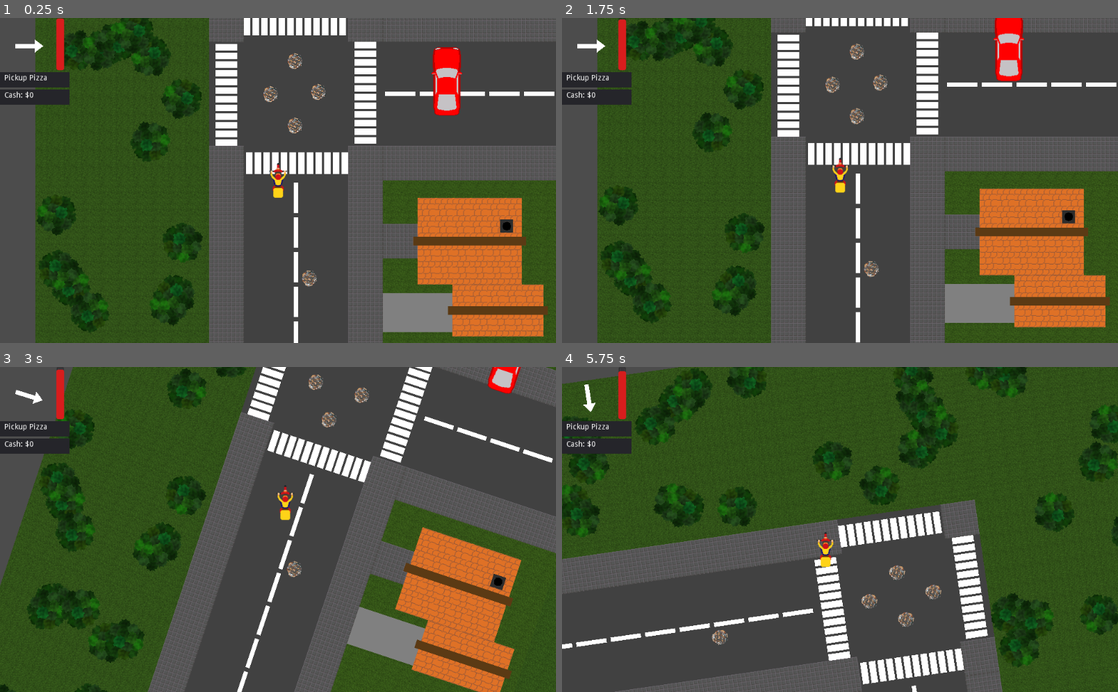
Above: before the commit, frames 1-4 (two rows, left to right).
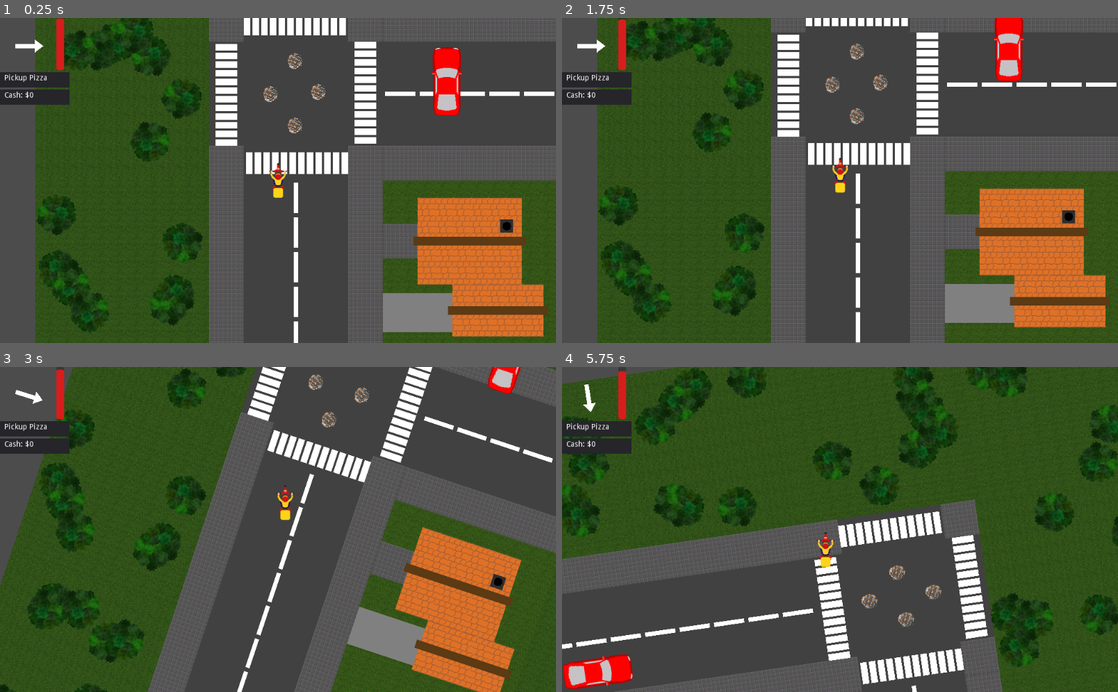
Above: after the commit, the same moments.

Repository: kwikrick/pizzaguy
Game: Godot game, scene res://Main.tscn
The game is run twice, just before and just after one commit, with the same random seed, the same clock (stepped at 60 frames per second) and the same inputs.
Inputs:
- Up to frame 1 (0.25 s): no input
- Up to frame 2 (1.75 s): hold Right (move_right) 0.53-1.28 s; hold Down (move_back) from 1.28 s (still down)
- Up to frame 3 (3 s): release Down (move_back) at 2.03 s; hold Right (move_right) 2.03-2.78 s; hold Up (move_forward) from 2.78 s (still down)
- Up to frame 4 (5.75 s): release Up (move_forward) at 3.53 s; hold Left (move_left) 3.53-5.03 s; hold Down (move_back) from 5.03 s (still down)

The runs differ from the first frame. In frame 1, less than 0.1% of the frame differs, in the area x 54-57%, y 77-83%; in frame 2, less than 0.1%; in frame 3, less than 0.1%; in frame 4, 1.1%, in the area x 0-30%, y 80-100%.

Commit message:
good car spawn

Diff:
--- a/Car.gd
+++ b/Car.gd
@@ -1,4 +1,6 @@
 extends RigidBody2D
+
+class_name ClassCar
 
 # Called when the node enters the scene tree for the first time.
 #func _ready():
--- /dev/null
+++ b/CarSpawnArea.gd
@@ -0,0 +1,12 @@
+extends Area2D
+
+const Car = preload("res://Car.tscn")
+
+# Called when the node enters the scene tree for the first time.
+func _ready():
+	pass # Replace with function body.
+
+
+# Called every frame. 'delta' is the elapsed time since the previous frame.
+#func _process(delta):
+#	pass
--- a/Main.gd
+++ b/Main.gd
@@ -26,11 +26,11 @@
 	# place pickup area (and start task timer)
 	move_pickup()
 	# spawn some cars
-	for _i in range(100):
-		spawn_car()
+	#for _i in range(100):
+	#	spawn_car()
 	# spawn some trash
-	for _i in range(100):
-		spawn_trash()
+	#for _i in range(100):
+	#	spawn_trash()
 
 
 
@@ -124,8 +124,9 @@
 
 func _on_SpawnTimer_timeout():
 	# spawn some cars
-	spawn_car()
-	spawn_trash()
+	#spawn_car()
+	#spawn_trash()
+	pass
 
 func spawn_car():
 	var new_car = Car.instance()
--- /dev/null
+++ b/RoadDirectionMarker1.gd
@@ -0,0 +1,3 @@
+extends Area2D
+
+class_name RoadDirectionMarker
--- /dev/null
+++ b/RoadDirectionMarker1.tscn
@@ -0,0 +1,13 @@
+[gd_scene load_steps=2 format=2]
+
+[ext_resource path="res://RoadDirectionMarker1.gd" type="Script" id=1]
+
+[node name="RoadDirectionMarker1" type="Area2D"]
+position = Vector2( 192, 112 )
+script = ExtResource( 1 )
+__meta__ = {
+"_edit_group_": true
+}
+
+[node name="CollisionPolygon2D" type="CollisionPolygon2D" parent="."]
+polygon = PoolVector2Array( -8, 8, 8, 8, 8, -24, 0, -32, -8, -24 )
--- a/RoadH.tscn
+++ b/RoadH.tscn
@@ -1,6 +1,7 @@
-[gd_scene load_steps=2 format=2]
+[gd_scene load_steps=3 format=2]
 
 [ext_resource path="res://assets/pavestone.png" type="Texture" id=1]
+[ext_resource path="res://RoadDirectionMarker1.tscn" type="PackedScene" id=2]
 
 [node name="RoadH" type="Node2D"]
 
@@ -57,3 +58,10 @@
 rotation = 1.5708
 offset = Vector2( -160, 100 )
 polygon = PoolVector2Array( 156, 0, 164, 0, 164, 56, 156, 56 )
+
+[node name="RoadDirectionMarker1" parent="." instance=ExtResource( 2 )]
+rotation = 1.5708
+
+[node name="RoadDirectionMarker2" parent="." instance=ExtResource( 2 )]
+position = Vector2( 128, 208 )
+rotation = -1.5708
--- a/RoadV.tscn
+++ b/RoadV.tscn
@@ -1,6 +1,7 @@
-[gd_scene load_steps=2 format=2]
+[gd_scene load_steps=3 format=2]
 
 [ext_resource path="res://assets/pavestone.png" type="Texture" id=1]
+[ext_resource path="res://RoadDirectionMarker1.tscn" type="PackedScene" id=2]
 
 [node name="RoadV" type="Node2D"]
 
@@ -44,3 +45,10 @@
 position = Vector2( 160, 304 )
 offset = Vector2( -160, -44 )
 polygon = PoolVector2Array( 156, 0, 164, 0, 164, 56, 156, 56 )
+
+[node name="RoadDirectionMarker1" parent="." instance=ExtResource( 2 )]
+position = Vector2( 216, 128 )
+
+[node name="RoadDirectionMarker2" parent="." instance=ExtResource( 2 )]
+position = Vector2( 112, 192 )
+rotation = 3.14159
--- a/Util.gd
+++ b/Util.gd
@@ -30,3 +30,37 @@
 
 		if i>max_try:
 			print("safe_random_jump_2d: failed", new_node)
+
+
+
+static func check_node_shape_collision_free(new_node:CollisionObject2D, shape:CollisionShape2D):
+
+	var space = new_node.get_world_2d().get_space()
+	var space_state = Physics2DServer.space_get_direct_state(space)
+
+	var query = ClassDB.instance("Physics2DShapeQueryParameters")
+	query.set_shape(shape.shape)
+	query.collision_layer = new_node.collision_layer
+	query.transform = new_node.transform
+	query.collide_with_bodies = true
+	query.collide_with_areas = false
+
+	var collisions = space_state.intersect_shape(query)
+	var count = collisions.size()
+	return count==0
+
+static func test_shape_collides_bodies(world:World2D, shape:Shape2D, transform:Transform2D, collision_layer:int):
+
+	var space = world.get_space()
+	var space_state = Physics2DServer.space_get_direct_state(space)
+
+	var query = ClassDB.instance("Physics2DShapeQueryParameters")
+	query.set_shape(shape)
+	query.collision_layer = collision_layer
+	query.transform = transform
+	query.collide_with_bodies = true
+	query.collide_with_areas = false
+
+	var collisions = space_state.intersect_shape(query)
+	var count = collisions.size()
+	return (count>0)
--- a/World.gd
+++ b/World.gd
@@ -2,6 +2,9 @@
 
 signal player_enter_pickup
 signal player_exit_pickup
+
+var Car = load("res://Car.tscn")
+var Util = load("res://Util.gd")
 
 export var count_pickup_bodies = 0
 
@@ -9,10 +12,13 @@
 func _ready():
 	$Player.position = $PlayerStartPos.position
 
+# Called when the node enters the scene tree for the first time.
+func _process(delta):
+	pass
+	#spawn_car_if_needed()
 
-# Called every frame. 'delta' is the elapsed time since the previous frame.
-#func _process(delta):
-#	pass
+# ---- pickup area, pass on signal ---
+# TODO: move pickup area to Main
 
 func _on_PickupArea_body_entered(body):
 	#print("World: _on_PickupArea_body_entered")
@@ -29,3 +35,58 @@
 	print("count_pickup_bodies=",count_pickup_bodies)
 	if body==$Player:
 		emit_signal("player_exit_pickup")
+
+
+# ---- Car spawning
+
+func _on_CarSpawnArea_area_entered(area):
+	#if a RoadDirectionMarker enters, spawn a car with some propabilty
+	if area is RoadDirectionMarker:
+		area.add_to_group("spawnmarkers")
+
+func _on_CarSpawnArea_area_exited(area):
+	if area is RoadDirectionMarker:
+		area.remove_from_group("spawnmarkers")
+
+func _on_CarSpawnArea_body_exited(body):
+	# if a Car leaves area, delete it
+	if body is ClassCar:
+		body.queue_free()
+		# count cars
+		#var cars = get_tree().get_nodes_in_group("cars")
+		#print ("#cars=",cars.size())
+
+func spawn_car_if_needed():
+	var cars = get_tree().get_nodes_in_group("cars")
+	print ("#cars=",cars.size())
+	if cars.size() < 20:
+		spawn_car()
+
+func spawn_car():
+	# shape to check collision
+	var shape = RectangleShape2D.new()
+	shape.extents = Vector2(32,64)
+
+	# find a spawnmarker that is in the spawnarea but off screen, and collision free
+	var markers  = get_tree().get_nodes_in_group("spawnmarkers")
+	var marker = null
+	for i in range(markers.size()):
+		var index = int(rand_range(0,markers.size()))
+		var distance = (markers[index].get_global_position() - $Player.get_global_position()).length()
+		if distance < 500:
+			continue  # TODO: use viewport
+		if Util.test_shape_collides_bodies(get_world_2d(), shape, markers[index].get_global_transform(), 0xb1):
+			continue
+		# found a good marker
+		marker = markers[index]
+
+	if marker!=null:
+		var car = Car.instance()
+		$Objects.add_child(car)
+		car.add_to_group("cars")
+		car.set_global_transform(marker.get_global_transform())
+
+
+
+func _on_CarSpawnTimer_timeout():
+	spawn_car_if_needed()
--- a/World.tscn
+++ b/World.tscn
@@ -7,6 +7,9 @@
 [ext_resource path="res://SmoothRotatingCamera2D.gd" type="Script" id=5]
 [ext_resource path="res://Trash.tscn" type="PackedScene" id=7]
 [ext_resource path="res://PickupArea.tscn" type="PackedScene" id=9]
+
+[sub_resource type="CircleShape2D" id=1]
+radius = 2000.0
 
 [node name="World" type="Node2D"]
 script = ExtResource( 1 )
@@ -17,7 +20,7 @@
 [node name="Player" parent="." instance=ExtResource( 2 )]
 position = Vector2( 128, 320 )
 
-[node name="Camera2D" type="Camera2D" parent="Player"]
+[node name="Camera2D_disabled" type="Camera2D" parent="Player"]
 visible = false
 position = Vector2( 0, -192 )
 rotating = true
@@ -25,6 +28,11 @@
 
 [node name="SmoothRotatingCamera2D" type="Node2D" parent="Player"]
 script = ExtResource( 5 )
+
+[node name="CarSpawnArea" type="Area2D" parent="Player"]
+
+[node name="CollisionShape2D" type="CollisionShape2D" parent="Player/CarSpawnArea"]
+shape = SubResource( 1 )
 
 [node name="PlayerStartPos" type="Position2D" parent="."]
 position = Vector2( 128, 320 )
@@ -49,5 +57,13 @@
 [node name="Car" parent="Objects" instance=ExtResource( 4 )]
 position = Vector2( 440, 139 )
 
+[node name="CarSpawnTimer" type="Timer" parent="."]
+wait_time = 0.05
+autostart = true
+
+[connection signal="area_entered" from="Player/CarSpawnArea" to="." method="_on_CarSpawnArea_area_entered"]
+[connection signal="area_exited" from="Player/CarSpawnArea" to="." method="_on_CarSpawnArea_area_exited"]
+[connection signal="body_exited" from="Player/CarSpawnArea" to="." method="_on_CarSpawnArea_body_exited"]
 [connection signal="body_entered" from="PickupArea" to="." method="_on_PickupArea_body_entered"]
 [connection signal="body_exited" from="PickupArea" to="." method="_on_PickupArea_body_exited"]
+[connection signal="timeout" from="CarSpawnTimer" to="." method="_on_CarSpawnTimer_timeout"]
--- a/project.godot
+++ b/project.godot
@@ -7,6 +7,22 @@
 ;   param=value ; assign values to parameters
 
 config_version=4
+
+_global_script_classes=[ {
+"base": "RigidBody2D",
+"class": "ClassCar",
+"language": "GDScript",
+"path": "res://Car.gd"
+}, {
+"base": "Area2D",
+"class": "RoadDirectionMarker",
+"language": "GDScript",
+"path": "res://RoadDirectionMarker1.gd"
+} ]
+_global_script_class_icons={
+"ClassCar": "",
+"RoadDirectionMarker": ""
+}
 
 [application]
 
Not shown: 1 places in World.tscn that only renumber resources
Binary file changed: icon.png
Not shown, changed: icon.png.import
Not shown, changed: todo.txt
